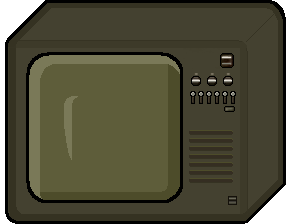
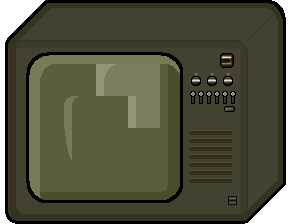
Two versions of the same layered image (288px x 224px). Layer-by-layer changes:
painted on "Malebene 5" over [96, 64, 160, 128]
added layer "Layer 4(pasted)" (80%) above "Layer 8(pasted)" over [128, 64, 160, 128]
added layer "Layer 8(pasted)" (80%) above "Layer 9(pasted)" over [96, 64, 160, 128]
added layer "Layer 9(pasted)" (80%) above "Layer 4" over [96, 64, 160, 128]
painted on "Layer 4" over [96, 64, 160, 128]
